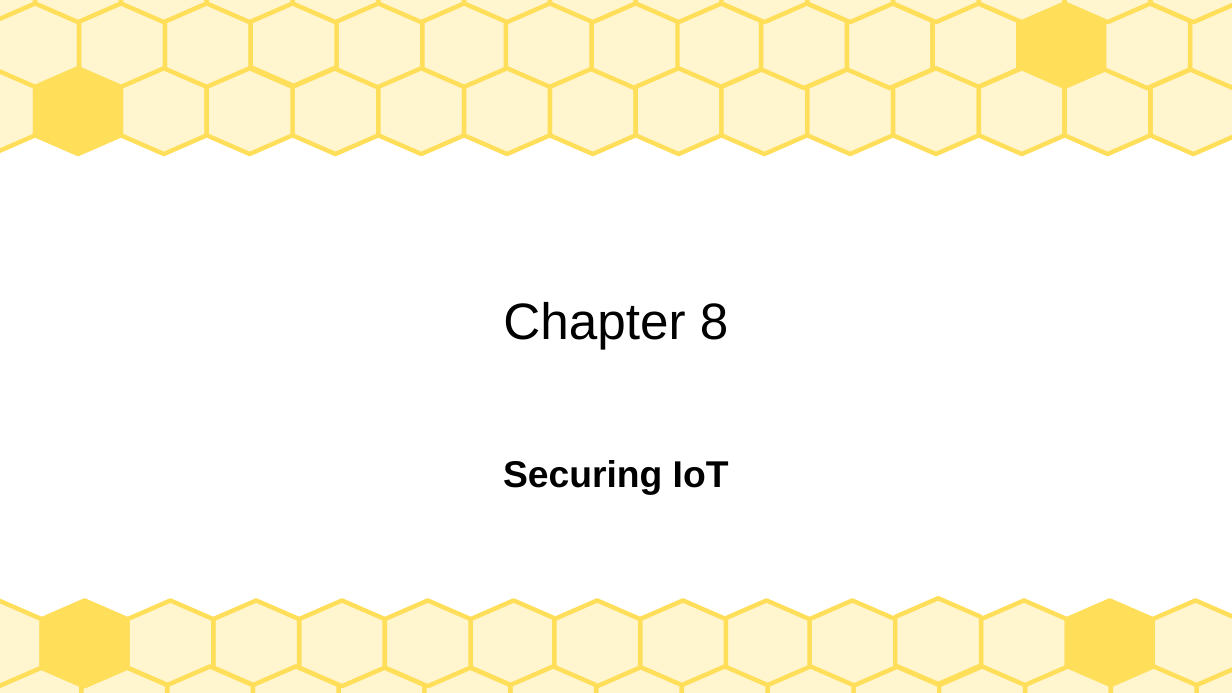
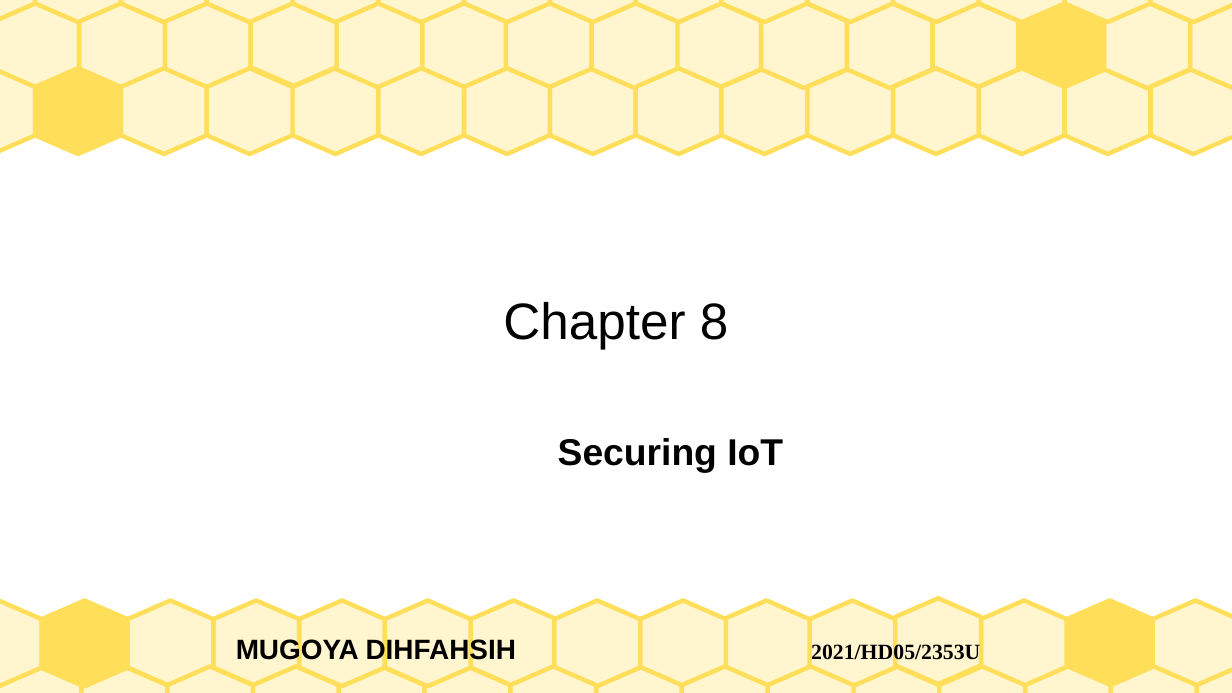
Before and after one commit to Dihfahsih1/Masters-Software-Engineering, a slide deck: slide 1 of yr-sem1/IoT/Chapter-8-slides.odp. Drawn at 1232x693 pixels with LibreOffice and Linux fonts; fonts in the diff are those of the drawing. Boxes give left, top, right and bottom in pixels: in the first picture for what was removed or moved away, otherwise in the second. Text is boxed around its words. In the diff, an @@ line names an element or a change of style, - is before the commit and + after.

```diff
--- a/yr-sem1/IoT/Chapter-8-slides.odp
+++ b/yr-sem1/IoT/Chapter-8-slides.odp
@@ subtitle "Securing IoT": place and size @@
-subtitle "Securing IoT" at <box>503,460,729,495</box>
+subtitle "Securing IoT" at <box>558,438,783,473</box>
@@ text added at <box>236,638,980,665</box>, 18 pt, text #000000, bold @@
+MUGOYA DIHFAHSIH 2021/HD05/2353U
```
Also in this commit, not shown: 4 other slides changed, 16 slides added, 9 other files.
